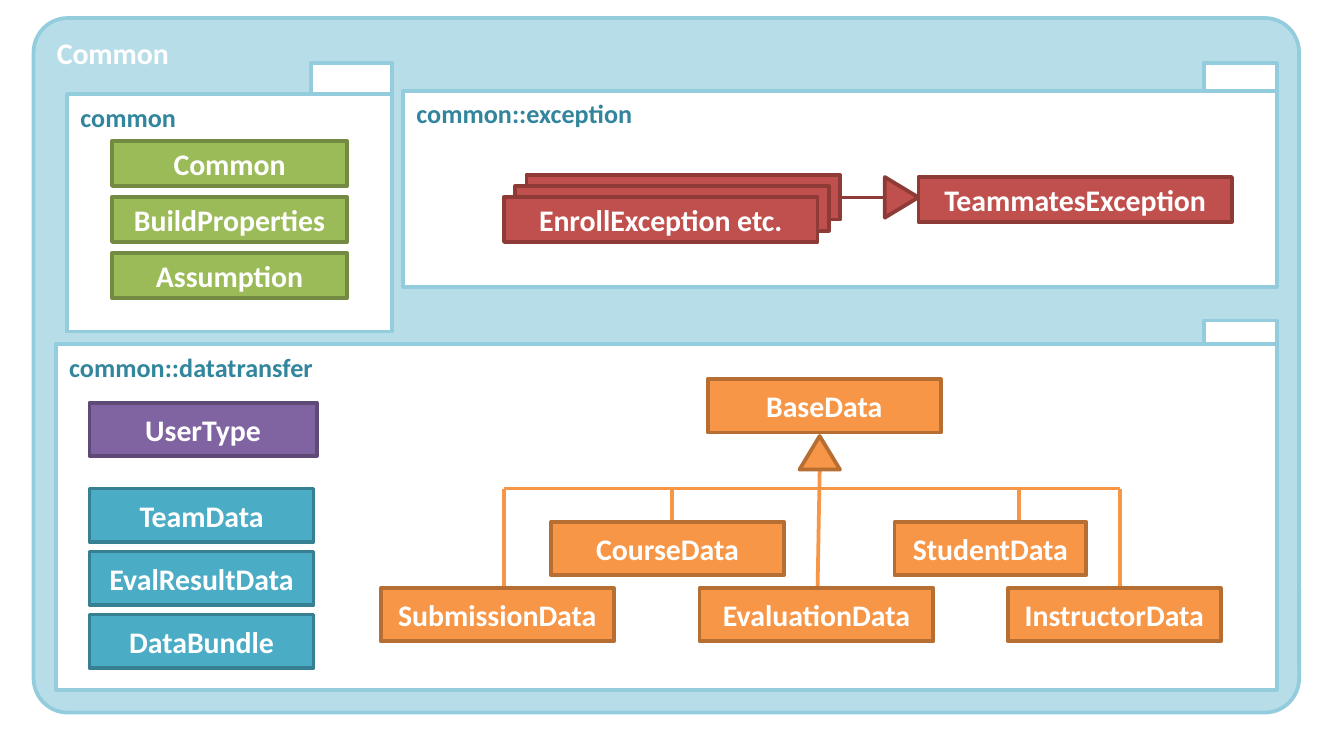
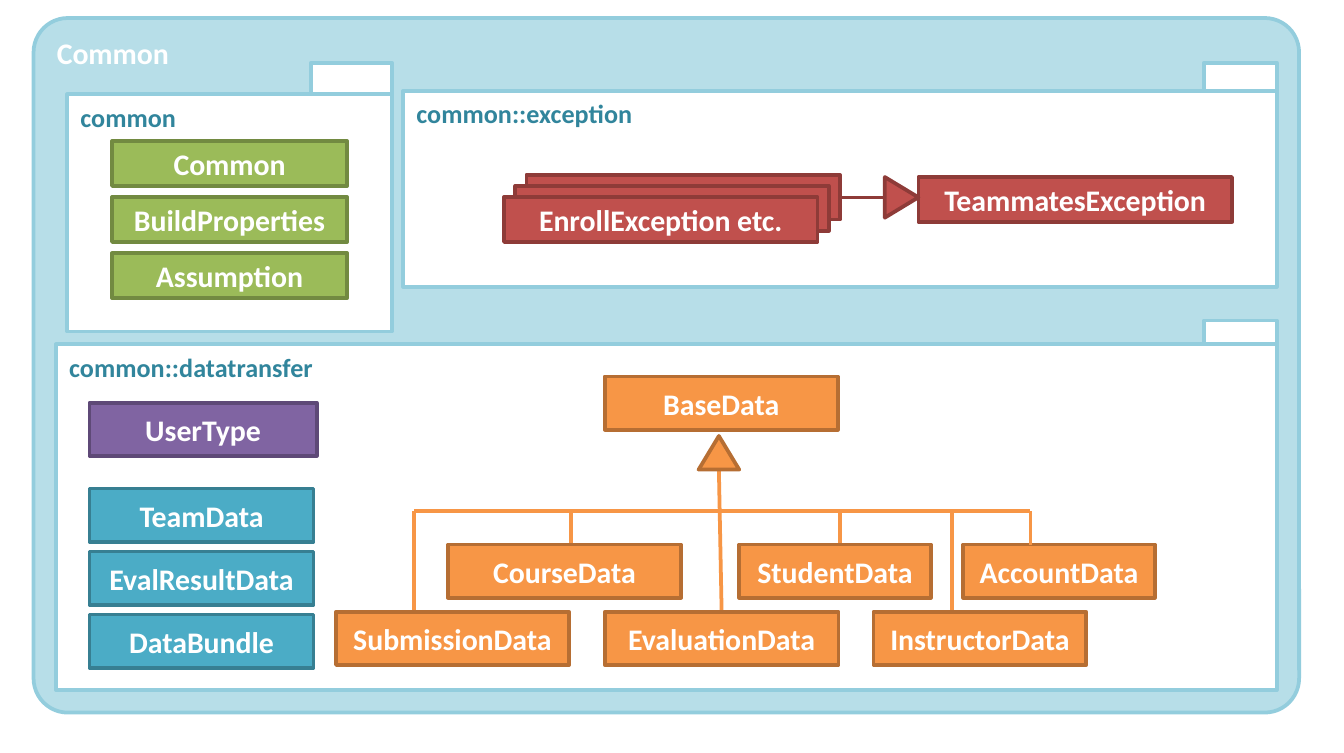
Before and after one commit to Nalinc/nalinchhibber-teammates, a slide deck: slide 1 of doc/diagrams/CommonComponent.pptx. Drawn at 1344x753 pixels with LibreOffice and Linux fonts; fonts in the diff are those of the drawing. Boxes give left, top, right and bottom in pixels: in the first picture for what was removed or moved away, otherwise in the second. Text is boxed around its words. In the diff, an @@ line names an element or a change of style, - is before the commit and + after.

```diff
--- a/doc/diagrams/CommonComponent.pptx
+++ b/doc/diagrams/CommonComponent.pptx
@@ rectangle "BaseData" moved from (x1=708, y1=379, x2=941, y2=433) to (x1=605, y1=376, x2=837, y2=430) @@
@@ triangle moved from (x1=800, y1=435, x2=840, y2=469) to (x1=699, y1=435, x2=739, y2=469) @@
@@ line moved from (817, 589) - (820, 469) to (722, 612) - (719, 469) @@
@@ elbow line moved from (504, 488) - (1120, 488) to (414, 511) - (1031, 511) @@
@@ line moved from (504, 589) - (504, 488) to (414, 612) - (414, 511) @@
@@ line moved from (672, 521) - (672, 488) to (571, 544) - (571, 511) @@
@@ line moved from (1019, 530) - (1019, 488) to (840, 552) - (840, 511) @@
@@ line moved from (1120, 589) - (1120, 488) to (952, 612) - (952, 511) @@
@@ line added from (1031, 544) to (1031, 511), #F79646 2 pt @@
@@ rectangle "CourseData" moved from (x1=551, y1=521, x2=784, y2=575) to (x1=448, y1=544, x2=680, y2=598) @@
@@ rectangle "StudentData" moved from (x1=895, y1=521, x2=1087, y2=575) to (x1=739, y1=544, x2=931, y2=598) @@
@@ rectangle added at (x1=964, y1=544, x2=1156, y2=598), fill #F79646, outline #B76F34 2 pt, 16 pt, text #FFFFFF, bold @@
+AccountData
@@ rectangle "SubmissionData" moved from (x1=380, y1=589, x2=613, y2=642) to (x1=336, y1=612, x2=569, y2=665) @@
@@ rectangle "EvaluationData" moved from (x1=700, y1=589, x2=934, y2=642) to (x1=605, y1=612, x2=839, y2=665) @@
@@ rectangle "InstructorData" moved from (x1=1008, y1=589, x2=1220, y2=642) to (x1=874, y1=612, x2=1086, y2=665) @@
```
Also in this commit, not shown: 9 other files.
